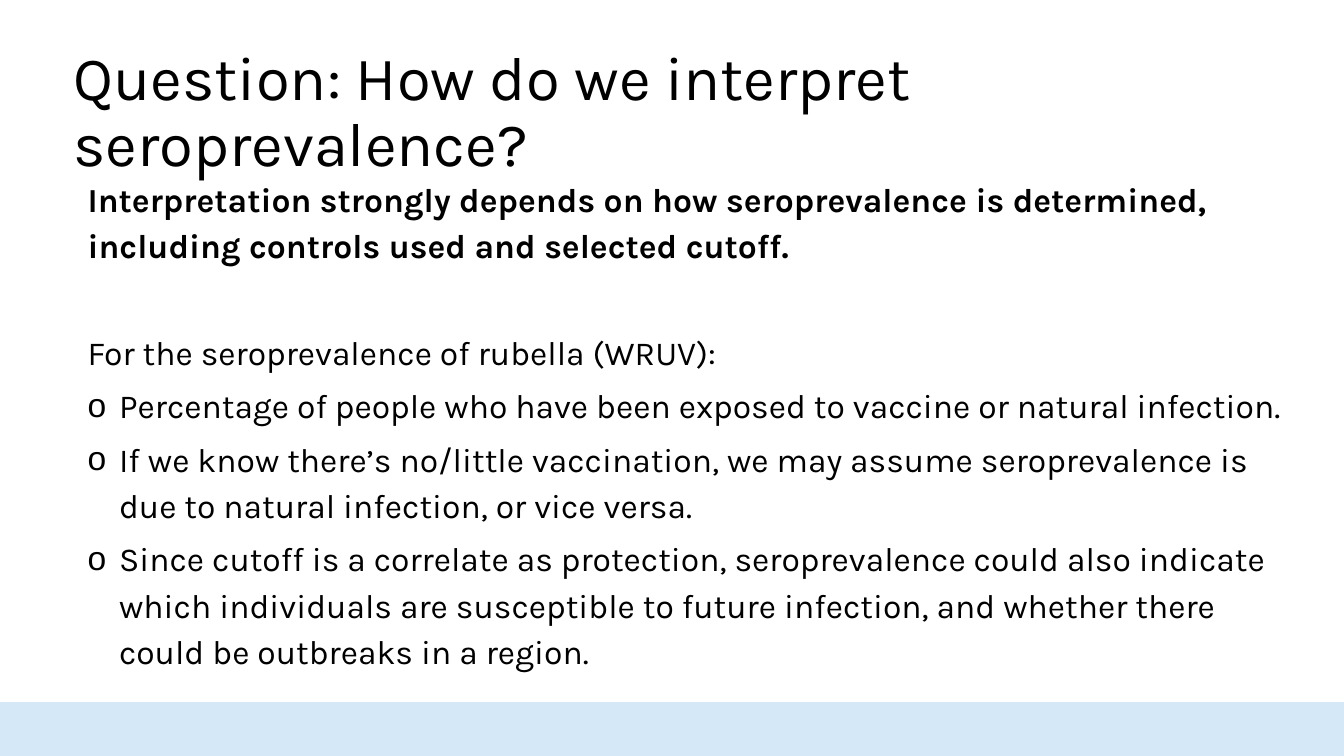
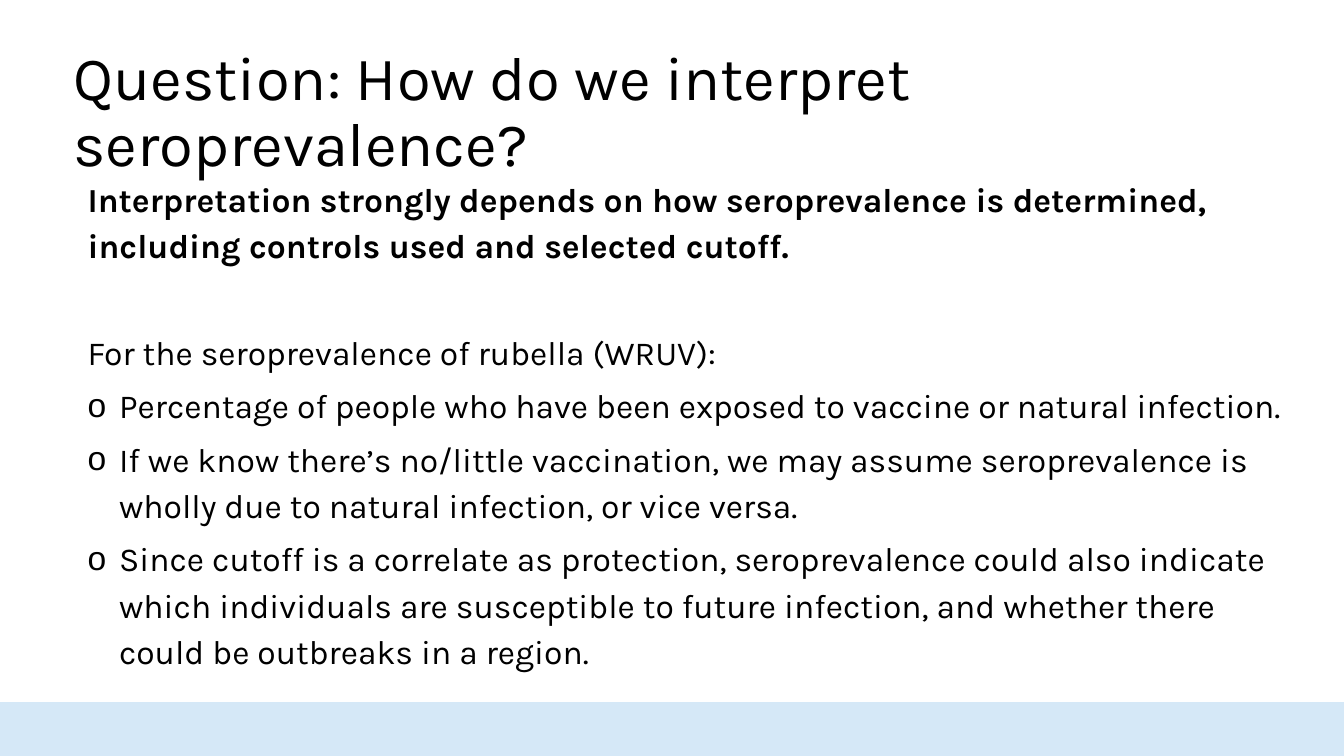
Before and after one commit to HopkinsIDD/seroanalytics_workshop, a slide deck: slide 18 of Part 4/Lecture 4.pptx. Drawn at 1344x756 pixels with LibreOffice and Linux fonts; fonts in the diff are those of the drawing; background and template pictures are left out. Boxes give left, top, right and bottom in pixels: in the first picture for what was removed or moved away, otherwise in the second. Text is boxed around its words. In the diff, an @@ line names an element or a change of style, - is before the commit and + after.

```diff
--- a/Part 4/Lecture 4.pptx
+++ b/Part 4/Lecture 4.pptx
@@ text at bbox=[119, 447, 1248, 527]: text changed @@
-  o If we know there’s no/little vaccination, we may assume seroprevalence is due to natural infection, or vice versa.
+  o If we know there’s no/little vaccination, we may assume seroprevalence is wholly due to natural infection, or vice versa.
```
Also in this commit, not shown: 15 other slides changed, 3 other files.
